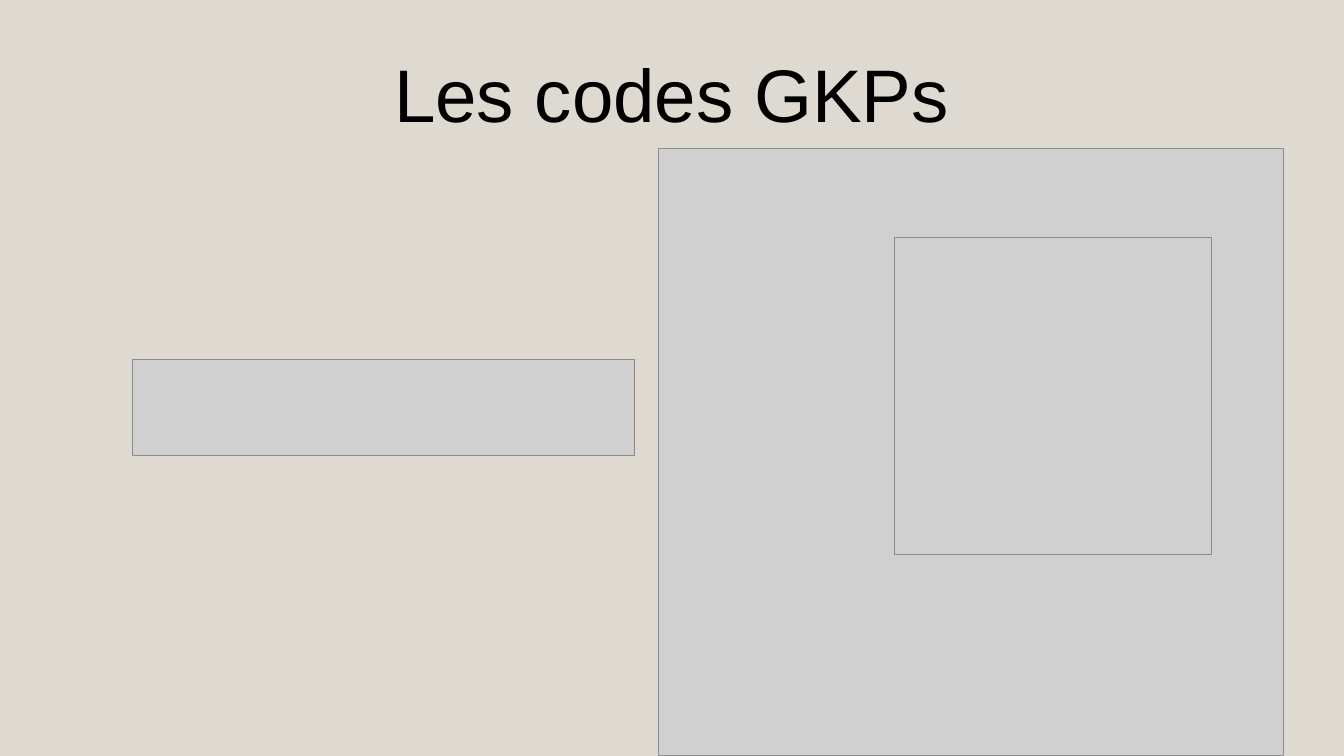
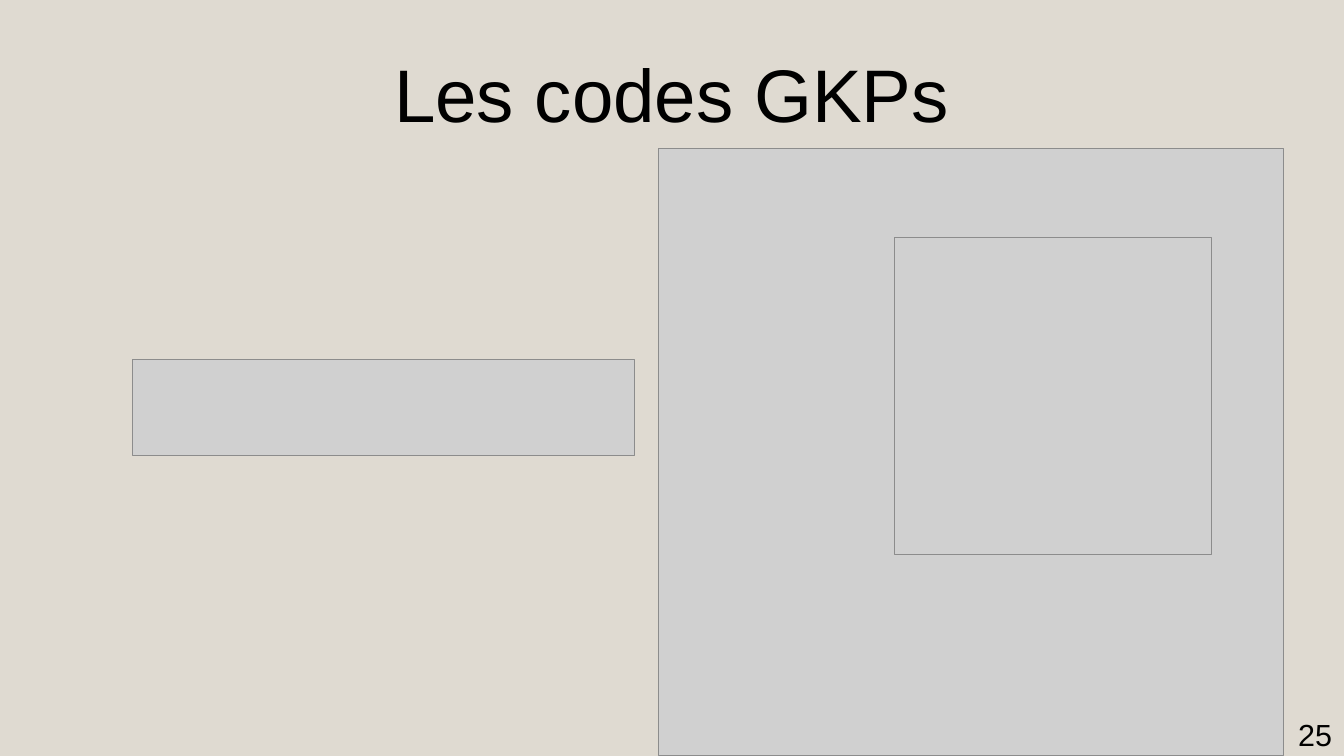
Before and after one commit to AmdaU/presentations, a slide deck: slide 25 of Seminaire/Seminaire.odp (slide 24 before the commit). Drawn at 1344x756 pixels with LibreOffice and Linux fonts; fonts in the diff are those of the drawing; grey boxes stand for pictures. Boxes give left, top, right and bottom in pixels: in the first picture for what was removed or moved away, otherwise in the second. Text is boxed around its words. In the diff, an @@ line names an element or a change of style, - is before the commit and + after.

```diff
--- a/Seminaire/Seminaire.odp
+++ b/Seminaire/Seminaire.odp
@@ page number added at box(1298, 724, 1332, 747), 18 pt, text #000000 @@
+25
```
Also in this commit, not shown: 9 other slides changed, 4 slides added, 1 slide removed, 49 other files.
